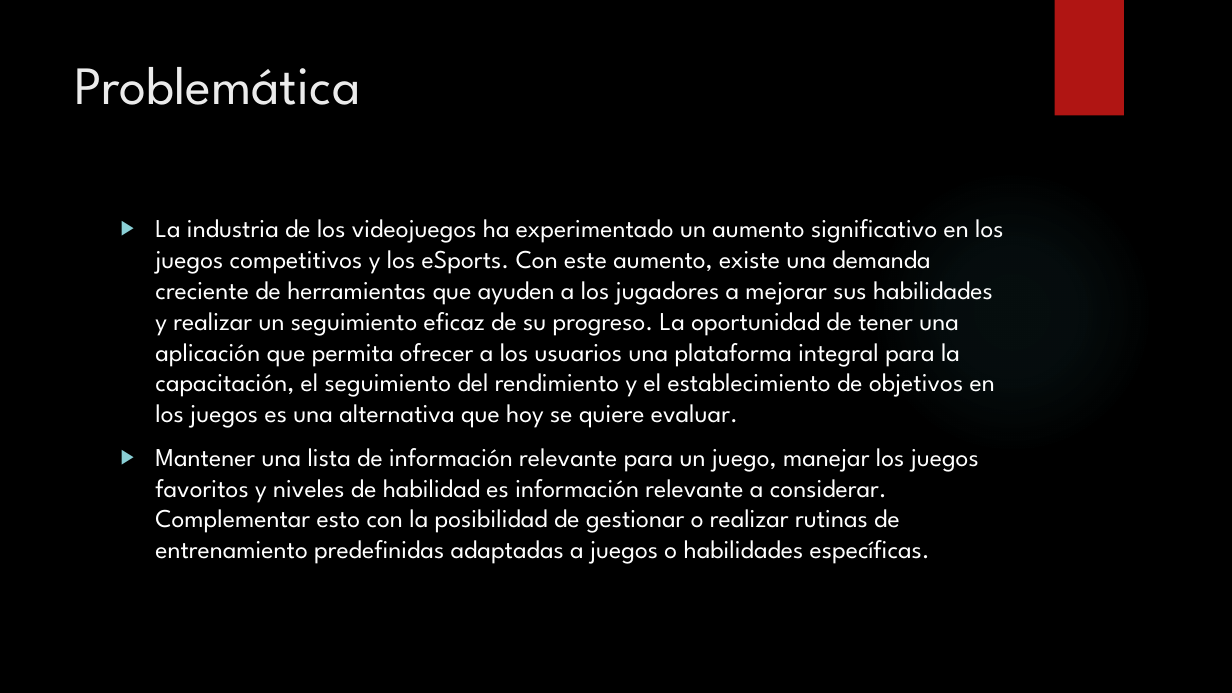
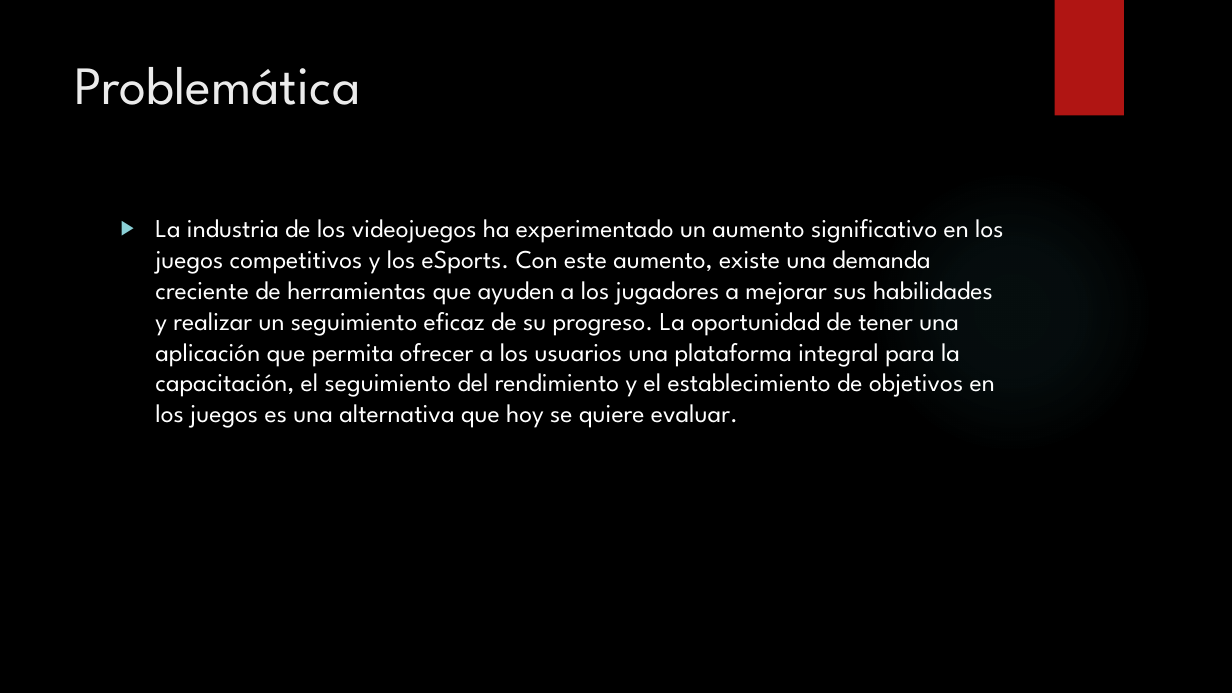
Before and after one commit to 20970594/FGC-Fighting_Game_Coach, a slide deck: slide 2 of Maqueta funcional presentación.pptx. Drawn at 1232x693 pixels with LibreOffice and Linux fonts; fonts in the diff are those of the drawing; background and template pictures are left out. Boxes give left, top, right and bottom in pixels: in the first picture for what was removed or moved away, otherwise in the second. Text is boxed around its words. In the diff, an @@ line names an element or a change of style, - is before the commit and + after.

```diff
--- a/Maqueta funcional presentación.pptx
+++ b/Maqueta funcional presentación.pptx
@@ text at box(155, 448, 979, 564): paragraph removed @@
-▶ Mantener una lista de información relevante para un juego, manejar los juegos favoritos y niveles de habilidad es información relevante a considerar. Complementar esto con la posibilidad de gestionar o realizar rutinas de entrenamiento predefinidas adaptadas a juegos o habilidades específicas.
```
Also in this commit, not shown: 1 other slide changed, 1 slide added.
